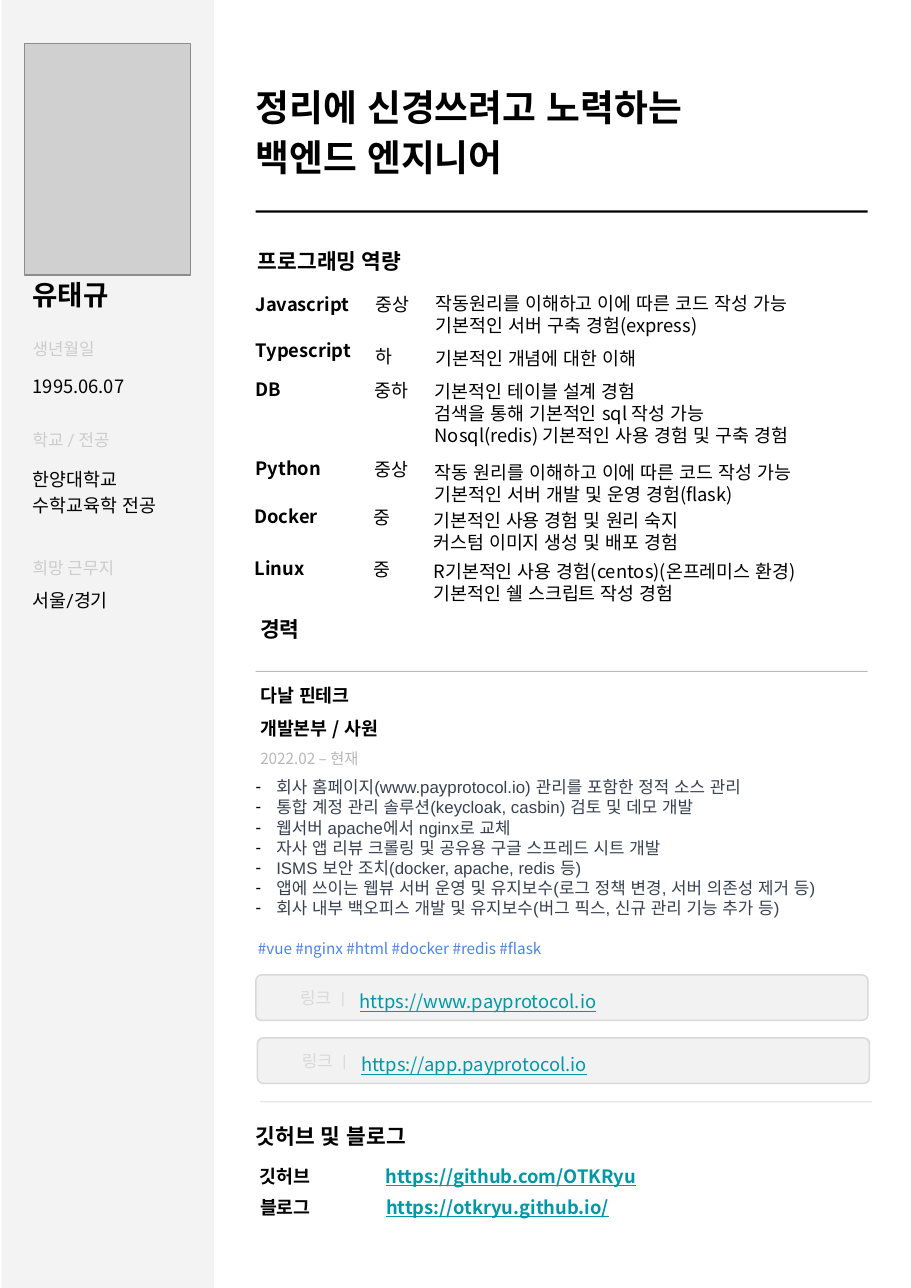
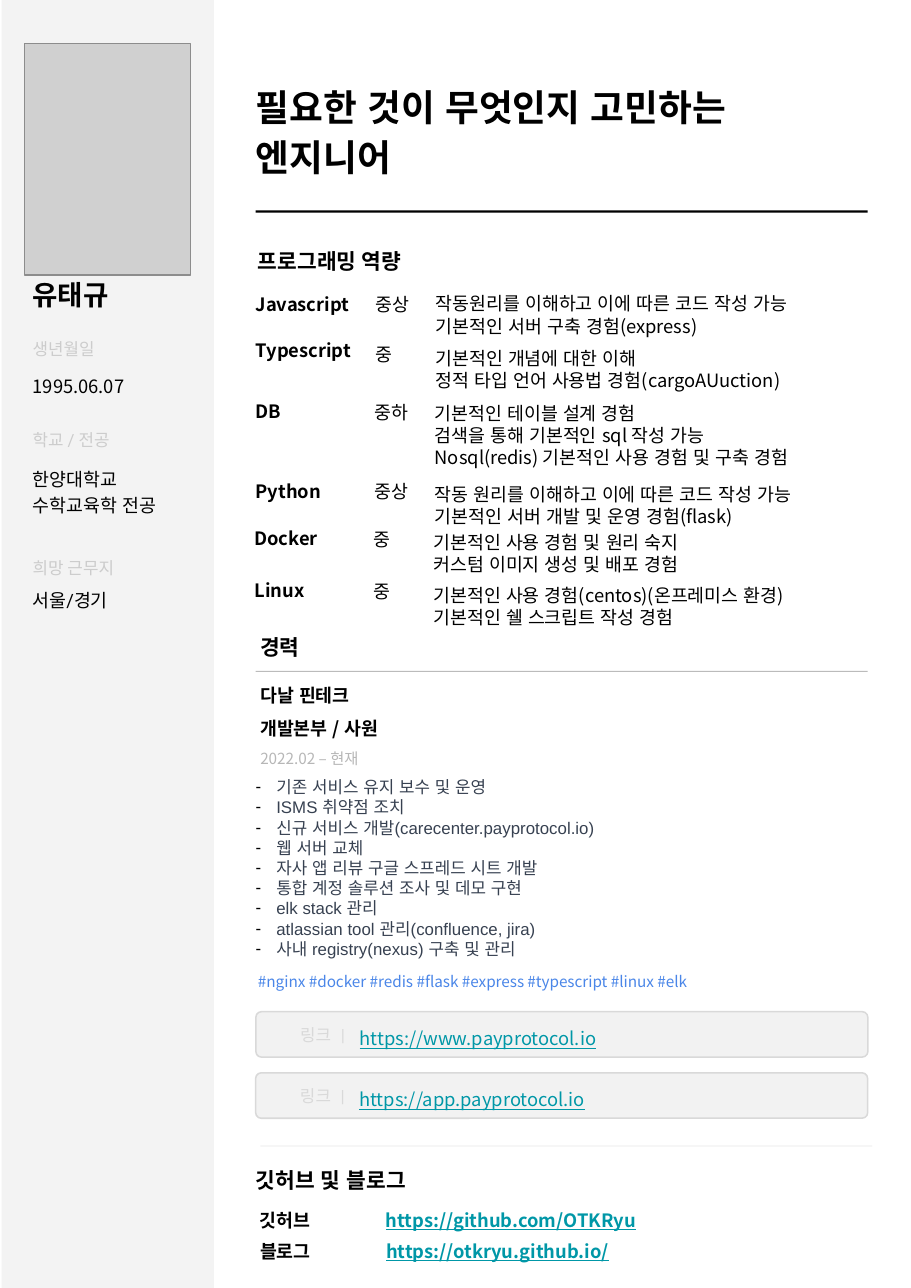
Before and after one commit to OTKRyu/portfolio, a slide deck: slide 2 of IT 백엔드 포트폴리오 유태규.pptx. Drawn at 911x1288 pixels with LibreOffice and Linux fonts; fonts in the diff are those of the drawing; grey boxes stand for pictures; background and template pictures are left out. Boxes give left, top, right and bottom in pixels: in the first picture for what was removed or moved away, otherwise in the second. Text is boxed around its words. In the diff, an @@ line names an element or a change of style, - is before the commit and + after.

```diff
--- a/IT 백엔드 포트폴리오 유태규.pptx
+++ b/IT 백엔드 포트폴리오 유태규.pptx
@@ text at [256, 90, 726, 175]: text changed @@
-정리에 신경쓰려고 노력하는
-백엔드 엔지니어
+필요한 것이 무엇인지 고민하는
+엔지니어
@@ text at [376, 346, 393, 363]: text changed @@
-하
+중
@@ text at [435, 371, 781, 392]: paragraph added @@
+정적 타입 언어 사용법 경험(cargoAUuction)
@@ text "기본적인 테이블 설계 경험": place and size @@
-text "기본적인 테이블 설계 경험" at [435, 382, 788, 447]
+text "기본적인 테이블 설계 경험" at [435, 404, 788, 469]
@@ text "작동 원리를 이해하고 이에 따른 ...": place and size @@
-text "작동 원리를 이해하고 이에 따른 ..." at [435, 463, 792, 505]
+text "작동 원리를 이해하고 이에 따른 ..." at [435, 485, 792, 527]
@@ 9 texts: place and size @@
-9 texts at [254, 382, 679, 639]
+9 texts at [254, 404, 679, 657]
@@ text "중": place and size @@
-text "중" at [374, 561, 391, 578]
+text "중" at [374, 583, 391, 600]
@@ text "기본적인 사용 경험(centos)(온프레미스 환경)": place and size @@
-text "기본적인 사용 경험(centos)(온프레미스 환경)" at [434, 562, 796, 602]
+text "기본적인 사용 경험(centos)(온프레미스 환경)" at [433, 586, 784, 626]
@@ text at [433, 586, 784, 606]: text changed @@
-R기본적인 사용 경험(centos)(온프레미스 환경)
+기본적인 사용 경험(centos)(온프레미스 환경)
@@ text at [276, 779, 594, 959]: text changed @@
-– 회사 홈페이지(www.payprotocol.io) 관리를 포함한 정적 소스 관리
-– 통합 계정 관리 솔루션(keycloak, casbin) 검토 및 데모 개발
-– 웹서버 apache에서 nginx로 교체
-– 자사 앱 리뷰 크롤링 및 공유용 구글 스프레드 시트 개발
-– ISMS 보안 조치(docker, apache, redis 등)
-– 앱에 쓰이는 웹뷰 서버 운영 및 유지보수(로그 정책 변경, 서버 의존성 제거 등)
-– 회사 내부 백오피스 개발 및 유지보수(버그 픽스, 신규 관리 기능 추가 등)
+– 기존 서비스 유지 보수 및 운영
+– ISMS 취약점 조치
+– 신규 서비스 개발(carecenter.payprotocol.io)
+– 웹 서버 교체
+– 자사 앱 리뷰 구글 스프레드 시트 개발
+– 통합 계정 솔루션 조사 및 데모 구현
+– elk stack 관리
+– atlassian tool 관리(confluence, jira)
+– 사내 registry(nexus) 구축 및 관리
@@ text at [258, 974, 687, 991]: text changed @@
-#vue #nginx #html #docker #redis #flask
+#nginx #docker #redis #flask #express #typescript #linux #elk
@@ 4 texts, 2 rounded rectangles: place and size @@
-4 texts, 2 rounded rectangles at [256, 975, 869, 1083]
+4 texts, 2 rounded rectangles at [256, 1011, 867, 1118]
@@ 5 texts, 1 rectangle: place and size @@
-5 texts, 1 rectangle at [256, 1102, 871, 1219]
+5 texts, 1 rectangle at [256, 1146, 871, 1263]
```
Also in this commit, not shown: 2 slides added, 1 other file.
